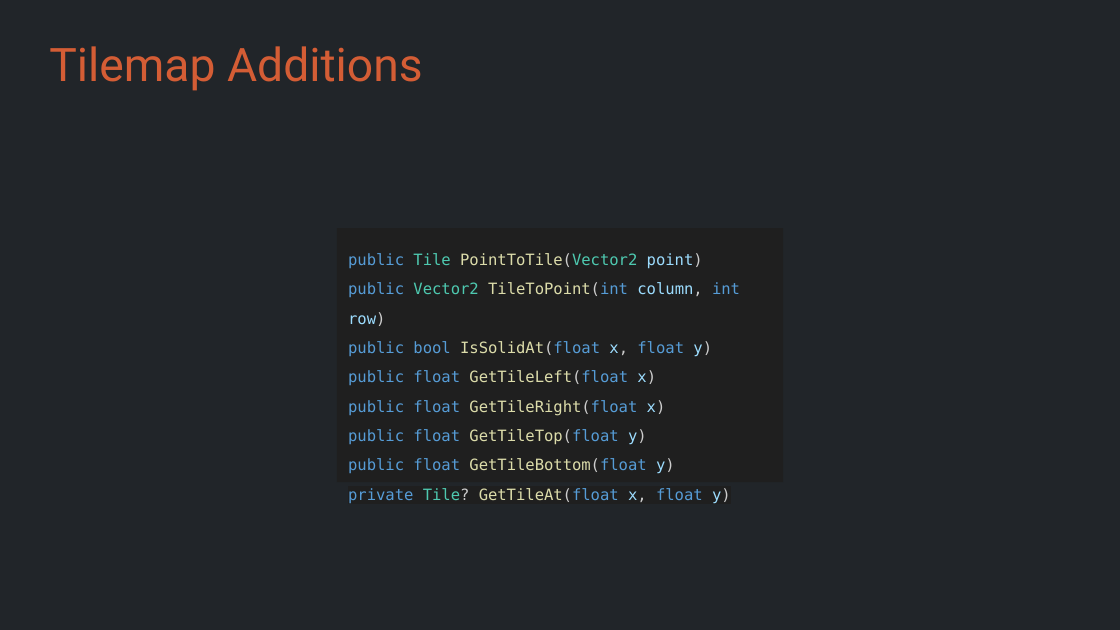
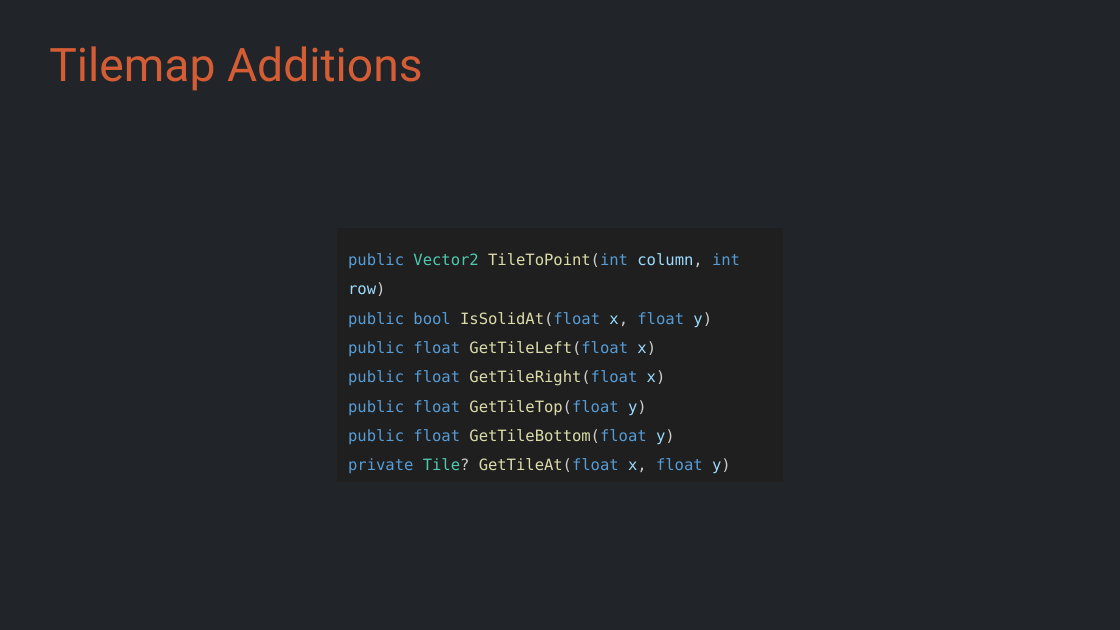
Before and after one commit to Metamate/gar, a slide deck: slide 23 of slides/06 Super Mario Bros.pptx. Drawn at 1120x630 pixels with LibreOffice and Linux fonts; fonts in the diff are those of the drawing. Boxes give left, top, right and bottom in pixels: in the first picture for what was removed or moved away, otherwise in the second. Text is boxed around its words. In the diff, an @@ line names an element or a change of style, - is before the commit and + after.

```diff
--- a/slides/06 Super Mario Bros.pptx
+++ b/slides/06 Super Mario Bros.pptx
@@ text at (348,253,703,269): paragraph removed @@
-public Tile PointToTile(Vector2 point)
```
Also in this commit, not shown: 4 other files.
